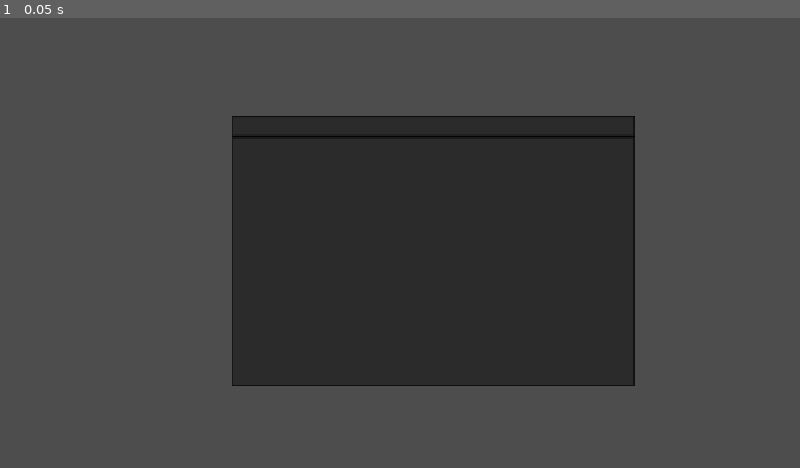
Above: before the commit, frame 1.
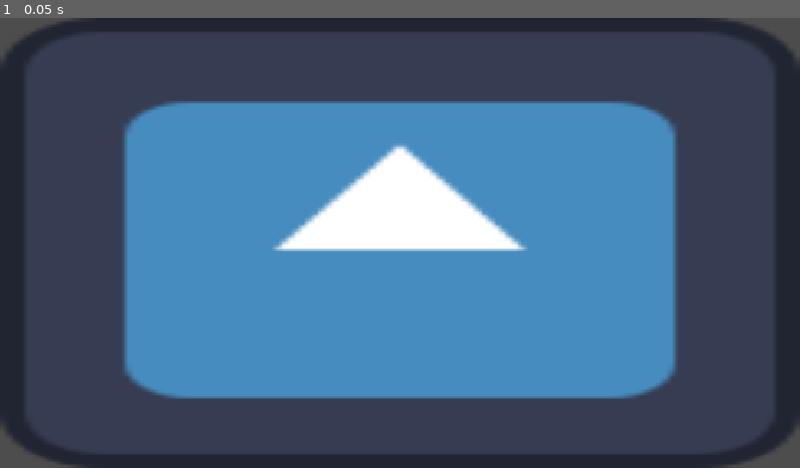
Above: after the commit, the same moment.

Repository: TotsllyRandom/employ-os
Game: Godot game, scene res://scenes/desktop.tscn
The game is run twice, just before and just after one commit, with the same random seed, the same clock (stepped at 60 frames per second) and the same inputs. The engine's default icon, where the game draws it, is replaced by a stand-in: a white triangle on a blue panel in a dark square.
Inputs:
- Up to frame 1 (0.05 s): no input

The runs differ from the first frame. In frame 1, 58% of the frame differs, in the area x 0-100%, y 0-100%.

Commit message:
Added basic window structure

Diff:
--- /dev/null
+++ b/scenes/application.tscn
@@ -0,0 +1,12 @@
+[gd_scene format=3 uid="uid://dv8doavmxjs08"]
+
+[ext_resource type="Script" uid="uid://cf82ilfv43iyt" path="res://scripts/applications.gd" id="1_r2gvc"]
+
+[node name="application" type="Control" unique_id=563862692]
+layout_mode = 3
+anchors_preset = 15
+anchor_right = 1.0
+anchor_bottom = 1.0
+grow_horizontal = 2
+grow_vertical = 2
+script = ExtResource("1_r2gvc")
--- a/scenes/desktop.tscn
+++ b/scenes/desktop.tscn
@@ -1,20 +1,21 @@
 [gd_scene format=3 uid="uid://d0r1o6scg2dwu"]
 
-[ext_resource type="PackedScene" uid="uid://4mw2nsf6f6fw" path="res://scenes/window.tscn" id="1_xxa2h"]
+[ext_resource type="Texture2D" uid="uid://bnadfxnwsfl7m" path="res://icon.svg" id="1_xxa2h"]
 
-[sub_resource type="CompressedTexture2D" id="CompressedTexture2D_mv24p"]
-
-[node name="Desktop" type="TextureRect" unique_id=633953939]
+[node name="desktop" type="Control" unique_id=902827831]
+layout_mode = 3
 anchors_preset = 15
 anchor_right = 1.0
 anchor_bottom = 1.0
 grow_horizontal = 2
 grow_vertical = 2
-texture = SubResource("CompressedTexture2D_mv24p")
+metadata/_edit_use_anchors_ = true
 
-[node name="Window" parent="." unique_id=563440023 instance=ExtResource("1_xxa2h")]
+[node name="desktopImage" type="TextureRect" parent="." unique_id=633953939]
 layout_mode = 1
-offset_left = 333.0
-offset_top = 141.0
-offset_right = -238.0
-offset_bottom = -118.0
+anchors_preset = 15
+anchor_right = 1.0
+anchor_bottom = 1.0
+grow_horizontal = 2
+grow_vertical = 2
+texture = ExtResource("1_xxa2h")
--- a/scenes/window.tscn
+++ /dev/null
@@ -1,24 +0,0 @@
-[gd_scene format=3 uid="uid://4mw2nsf6f6fw"]
-
-[ext_resource type="Script" uid="uid://dtyhpu4hf61oo" path="res://scripts/window.gd" id="1_oya5r"]
-
-[node name="Window" type="Control" unique_id=563440023 groups=["Window"]]
-layout_mode = 3
-anchors_preset = 15
-anchor_right = 1.0
-anchor_bottom = 1.0
-grow_horizontal = 2
-grow_vertical = 2
-script = ExtResource("1_oya5r")
-
-[node name="Top Bar" type="Panel" parent="." unique_id=1144715892]
-layout_mode = 1
-anchors_preset = 10
-anchor_right = 1.0
-grow_horizontal = 2
-
-[node name="BG" type="Panel" parent="." unique_id=2053857026]
-layout_mode = 1
-anchors_preset = 10
-anchor_right = 1.0
-grow_horizontal = 2
--- /dev/null
+++ b/scripts/Globals/playerData.gd
@@ -0,0 +1,11 @@
+extends Node
+
+var playerModFolder: FileAccess
+# Called when the node enters the scene tree for the first time.
+func _ready() -> void:
+	pass # Replace with function body.
+
+## TO DO:
+# make player folder exist
+# add desktops folder to it
+# func to return random desktop on request as image
--- /dev/null
+++ b/scripts/applications.gd
@@ -0,0 +1,17 @@
+extends Control
+
+## The identity of the current app
+@export var APP_NAME: String = "":
+	set(new):
+
+		if APP_NAME == "":
+			return
+		APP_NAME = new
+
+
+func _ready() -> void:
+	pass # Replace with function body.
+
+
+func _process(delta: float) -> void:
+	pass
--- a/scripts/window.gd
+++ /dev/null
@@ -1,15 +0,0 @@
-extends Control
-
-# Called when the node enters the scene tree for the first time.
-func _ready() -> void:
-	fix_body()
-
-func fix_body():
-	$"Top Bar".size.y = 30
-	$"BG".size.y = size.y - 30
-	$"BG".position.y = 30
-
-
-# Called every frame. 'delta' is the elapsed time since the previous frame.
-func _process(delta: float) -> void:
-	pass
Not shown, added: scripts/Globals/playerData.gd.uid
Not shown, added: scripts/applications.gd.uid
Not shown, removed: scripts/window.gd.uid
Not shown, added: addons/godot_super-wakatime/ouch-x86_64-pc-windows-msvc.exe
